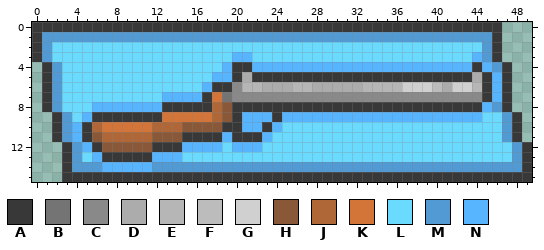
Pixel-art sprite, stored at Resources/UI/ShotgunIconPressed.png. Above: the version before the commit.
The file is 50x16 pixels. Colours within 5 levels of each other are drawn and written as one.
Palette (. is transparent): A #383838  B #747474  C #898989  D #acacac  E #b6b6b6  F #bcbcbc  G #d0d0d0  H #895838  J #af6738  K #d37538  L #6adbff  M #519ad3  N #57b5ff
Pixels before, first column x 0:
 0 AAAAAAAAAAAAAAAAAAAAAAAAAAAAAAAAAAAAAAAAAAAAAAA...
 1 AMMMMMMMMMMMMMMMMMMMMMMMMMMMMMMMMMMMMMMMMMMMMMA...
 2 AMLLLLLLLLLLLLLLLLLLLLLLLLLLLLLLLLLLLLLLLLLLLMA...
 3 AMLLLLLLLLLLLLLLLLLLNNLLLLLLLLLLLLLLLLLLLLLLNMA...
 4 .AMLLLLLLLLLLLLLLLLNAANNNNNNNNNNNNNNNNNNNNNNANMA..
 5 .AMLLLLLLLLLLLLLLLNNADAAAAAAAAAAAAAAAAAAAAAADANA..
 6 .AMLLLLLLLLLLLLLLNAACEEDDDEEDDDDDEEEEGGGFDGGEANA..
 7 .AMLLLLLLLLLLNNNNAKBCCCCCCCCCCCCCCCCCCCCCCCCCANA..
 8 .AMLLLNNNNNNNAAAAAJHAAAAAAAAAAAAAAAAAAAAAAAAANMA..
 9 ..AMLNAAAAAAAKKKKKJHANNNANNNNNNNNNNNNNNNNNNNNLLMA.
10 ..AMNAJKKKKKJJJHHHHAANNANLLLLLLLLLLLLLLLLLLLLLLMA.
11 ..AMNAHJJJJJHHHAAAANAAANLLLLLLLLLLLLLLLLLLLLLLLMA.
12 ...AMNAHHHHHAAANNNNLNNNLLLLLLLLLLLLLLLLLLLLLLLLLMA
13 ...AMLNAAAAANNNLLLLLLLLLLLLLLLLLLLLLLLLLLLLLLLLLMA
14 ...AMMMNNNNNMMMMMMMMMMMMMMMMMMMMMMMMMMMMMMMMMMMMMA
15 ...AAAAAAAAAAAAAAAAAAAAAAAAAAAAAAAAAAAAAAAAAAAAAAA
After:
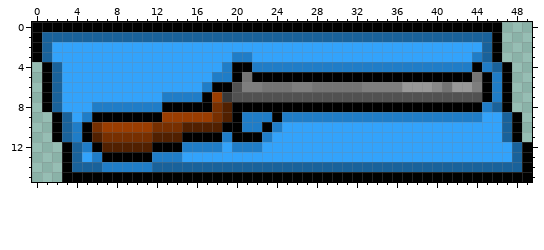
Diff:
colour A: #383838 -> #000000
colour B: #747474 -> #383838
colour C: #898989 -> #515151
colour D: #acacac -> #747474
colour E: #b6b6b6 -> #7e7e7e
colour F: #bcbcbc -> #898989
colour G: #d0d0d0 -> #989898
colour H: #895838 -> #512000
colour J: #af6738 -> #772f00
colour K: #d37538 -> #9b3d00
colour L: #6adbff -> #32a3fc
colour M: #519ad3 -> #19629b
colour N: #57b5ff -> #1f7dc8
Where, in picture pixels (left, top, right, bottom), the same in both pictures:
changed: (32, 22, 532, 182)
